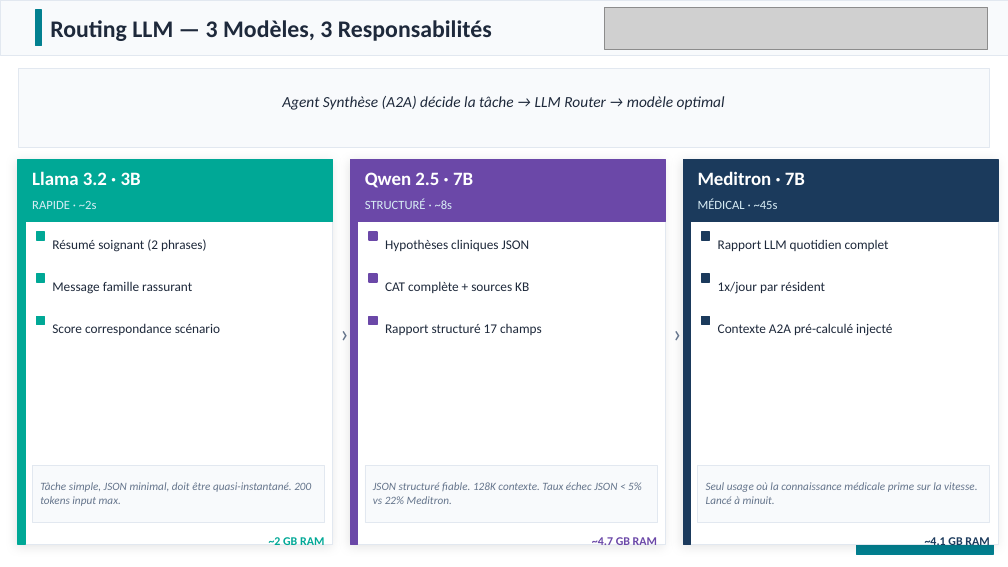
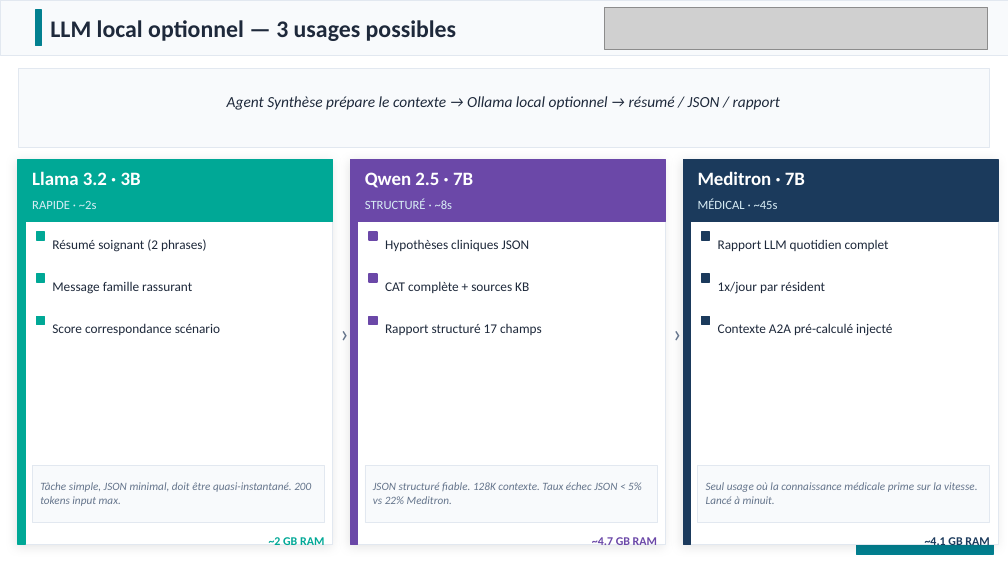
Before and after one commit to Faucourt/epitech_mba2_ehpadMonitor, a slide deck: slide 7 of EHPAD_Monitor.pptx. Drawn at 1008x567 pixels with LibreOffice and Linux fonts; fonts in the diff are those of the drawing; grey boxes stand for pictures. Boxes give left, top, right and bottom in pixels: in the first picture for what was removed or moved away, otherwise in the second. Text is boxed around its words. In the diff, an @@ line names an element or a change of style, - is before the commit and + after.

```diff
--- a/EHPAD_Monitor.pptx
+++ b/EHPAD_Monitor.pptx
@@ text at (50, 20, 457, 41): text changed @@
-Routing LLM — 3 Modèles, 3 Responsabilités
+LLM local optionnel — 3 usages possibles
@@ text at (227, 96, 780, 110): text changed @@
-Agent Synthèse (A2A) décide la tâche → LLM Router → modèle optimal
+Agent Synthèse prépare le contexte → Ollama local optionnel → résumé / JSON / rapport
```
Also in this commit, not shown: 11 other slides changed, 1 slide added, 1 slide removed.
